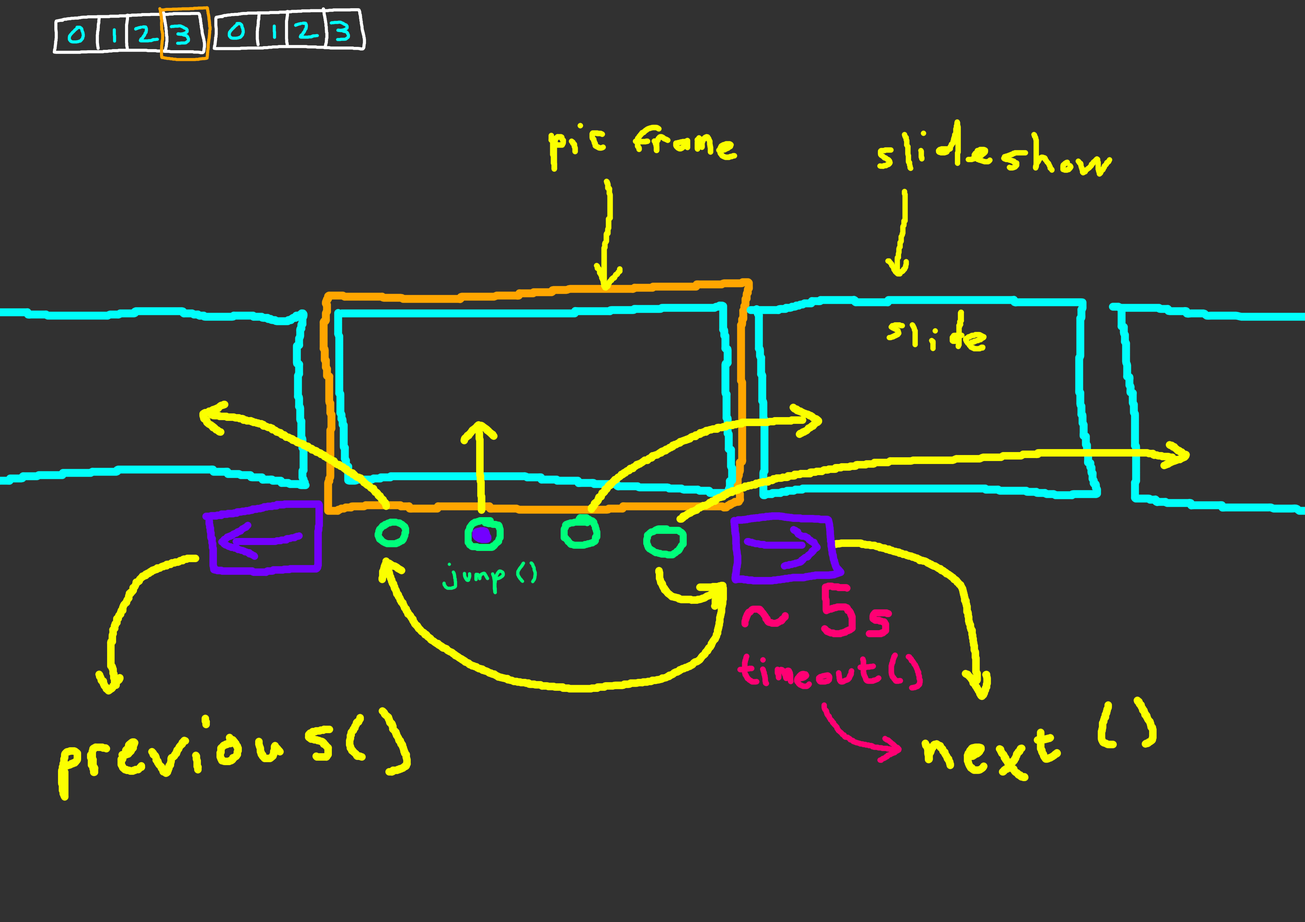
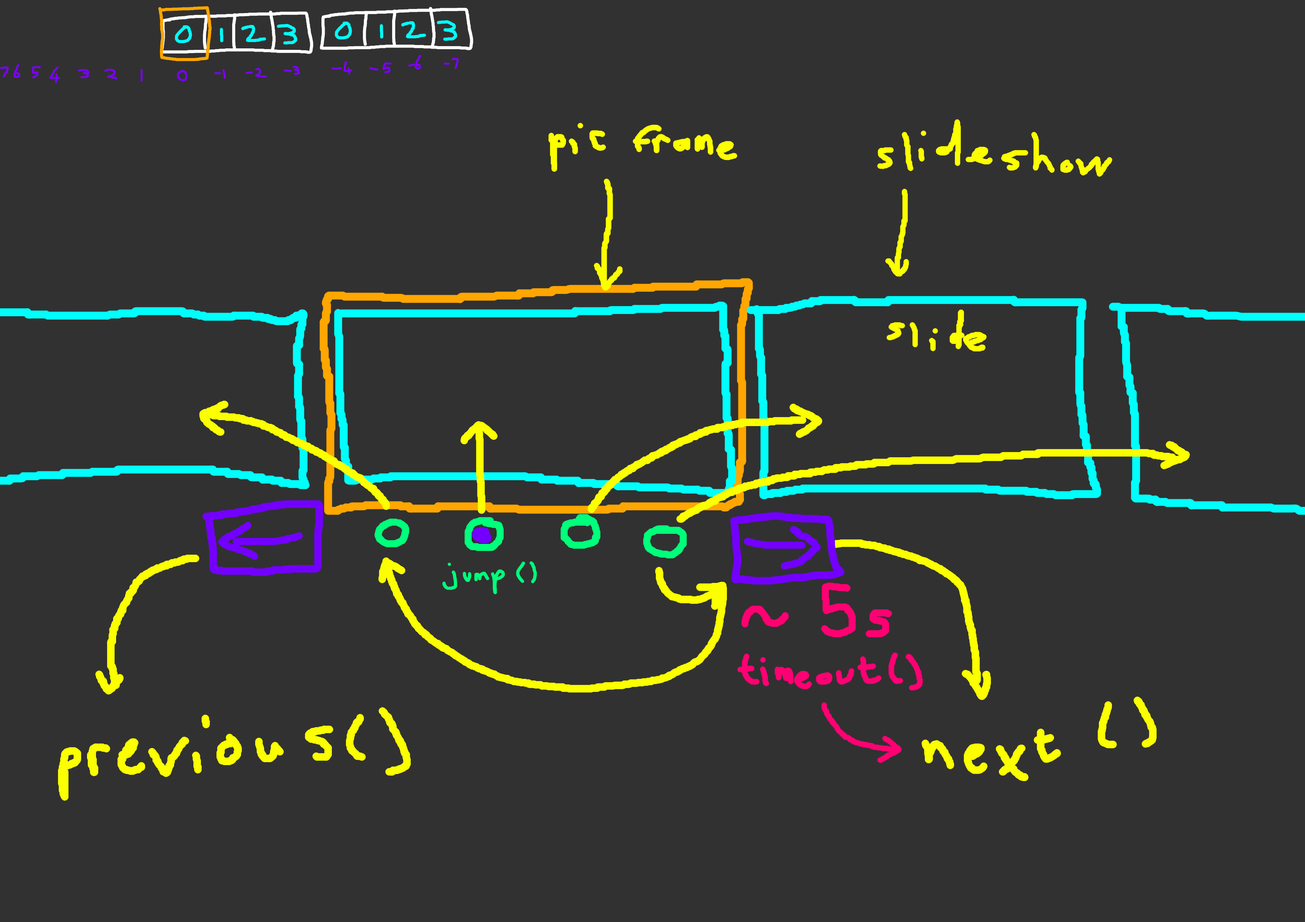
Layer changes from the first 1305 x 922 image to the second:
painted on "Paint Layer 2" over left=142, top=11, right=215, bottom=72
added layer "Paint Layer 3" above "Paint Layer 1" over left=0, top=47, right=473, bottom=84
painted on "Paint Layer 1" over left=0, top=6, right=474, bottom=84
